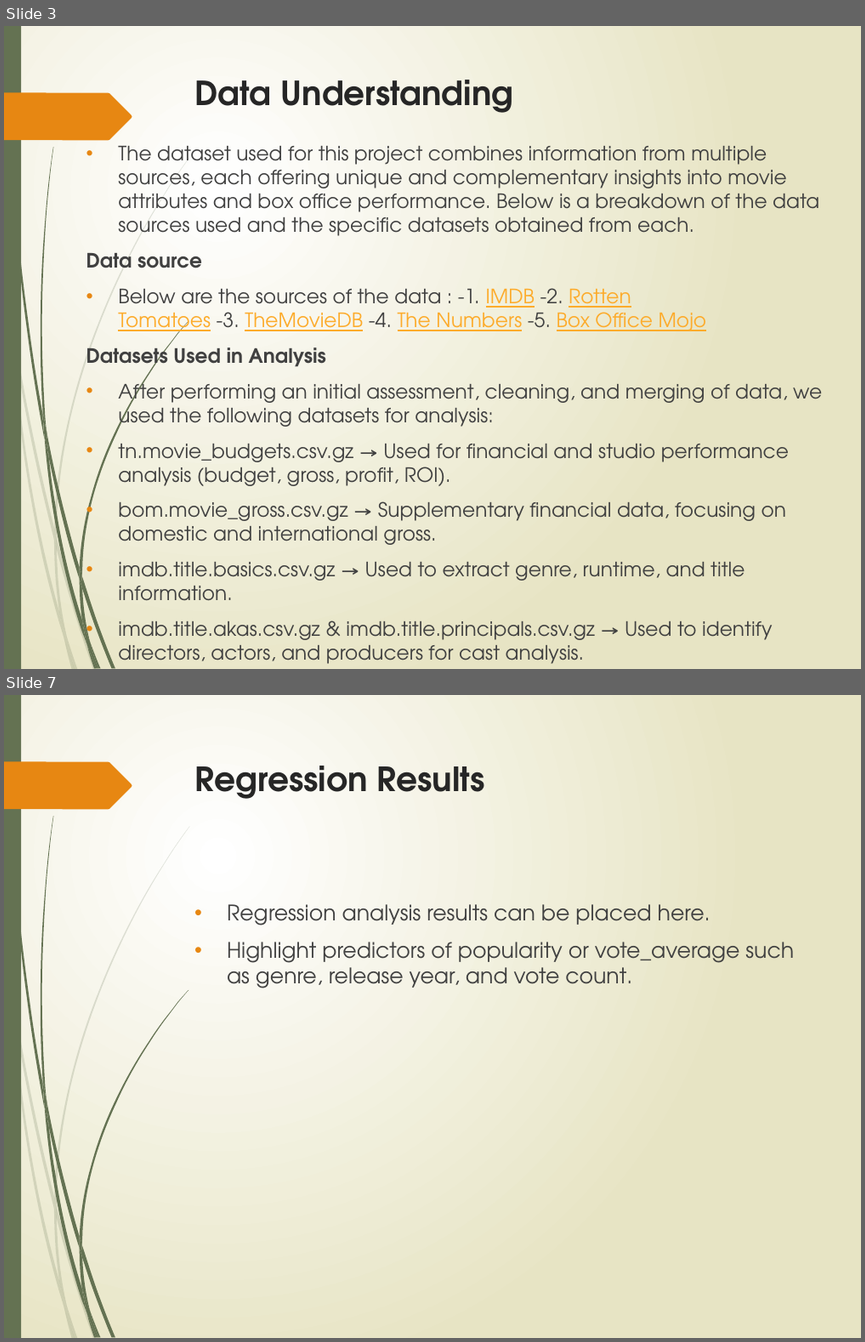
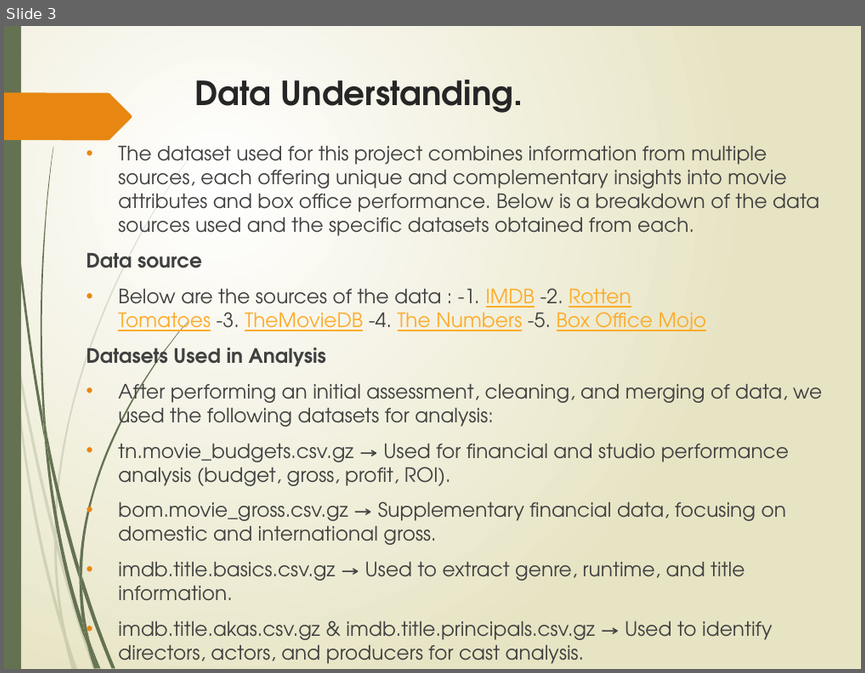
Before and after one commit to Hafsa-mohamed-Ad3n/Box-Office-Blueprint-Data-Driven-Insights-for-Microsoft-s-Movie-Studio-Launch, a slide deck: Movie_Analysis_Presentation latest copy.pptx. Shown one above the other, each under a label of ours: slides 3 and 7 before the commit, slide 3 after it; the slides between them are not shown. The pictures are 865x1342 and 865x673 pixels, drawn with LibreOffice and Linux fonts; fonts in the diff are those of the drawing. Boxes give left, top, right and bottom in pixels: in the first picture for what was removed or moved away, otherwise in the second. Text is boxed around its words. In the diff, an @@ line names an element or a change of style, - is before the commit and + after.

```diff
--- a/Movie_Analysis_Presentation latest copy.pptx
+++ b/Movie_Analysis_Presentation latest copy.pptx
@@ slide 7 removed at [4,695,861,1338], background gradient #FFFFFF to #E8E6C4; not listed: 24 template elements that a slide beside it also shows @@
@@ title removed at [194,766,485,799] @@
-Regression Results
@@ text removed at [227,904,794,988] @@
-• Regression analysis results can be placed here.
-• Highlight predictors of popularity or vote_average such as genre, release year, and vote count.
@@ slide 3 changed as well @@
@@ title at [194,80,522,113]: text changed @@
-Data Understanding
+Data Understanding.
```
Also in this commit, not shown: 7 other slides changed, 12 slides added, 1 other slide removed.
